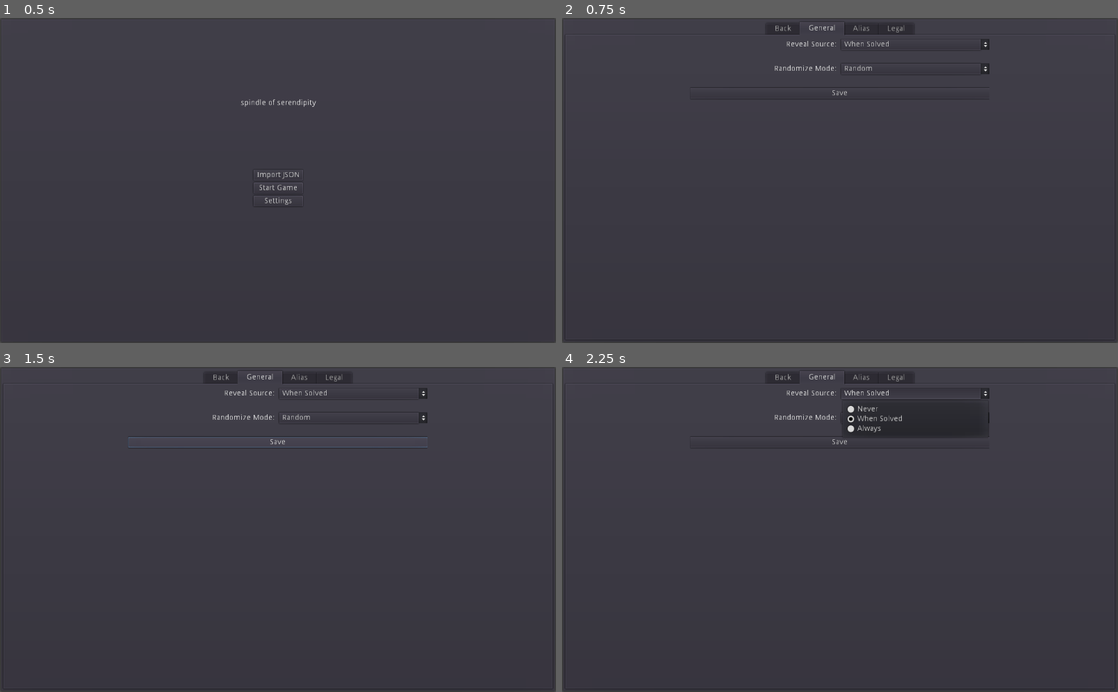
Above: before the commit, frames 1-4 (two rows, left to right).
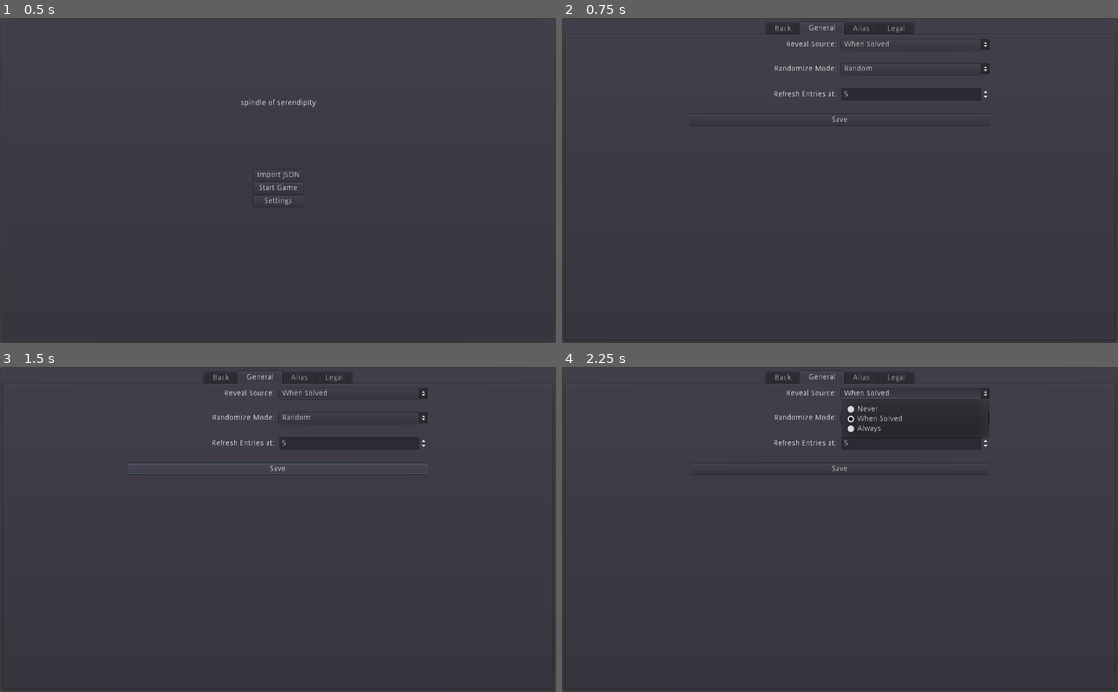
Above: after the commit, the same moments.

Repository: zacryol/spindle-of-serendipity
Game: Godot game, scene res://game/menus/MainMenu.tscn
Same seed, same stepped clock (60 frames per second), same inputs: the game is played once before the commit and once after it.
Inputs:
- Up to frame 1 (0.5 s): no input
- Up to frame 2 (0.75 s): click "Settings" at 0.5 s
- Up to frame 3 (1.5 s): click "Save" at 1.25 s
- Up to frame 4 (2.25 s): click "When Solved" at 2 s

Frame 1 is identical in both runs. In frame 2, 0.2% of the frame differs, in the area x 38-77%, y 21-33%; in frame 3, 1.3%, in the area x 23-77%, y 21-33%; in frame 4, 0.2%.

Commit message:
Added setting to refresh picked values

Diff:
--- a/game/menus/settings/General.gd
+++ b/game/menus/settings/General.gd
@@ -2,11 +2,12 @@
 
 onready var source_options := $Scroll/List/RevealSource/OptionButton
 onready var rand_options := $Scroll/List/RandMode/OptionButton
-
+onready var refr_options := $Scroll/List/Refresh/SpinBox
 
 func _ready():
 	source_options.select(GlobalVars.show_source)
 	rand_options.select(GlobalVars.rand_mode)
+	refr_options.value = GlobalVars.refresh_entries_at
 
 
 func _on_source_option_selected(id):
@@ -19,3 +20,7 @@
 
 func _on_Save_pressed():
 	GlobalVars.save_settings_to_file()
+
+
+func _on_Refresh_value_changed(value):
+	GlobalVars.refresh_entries_at = value
--- a/game/menus/settings/Settings.tscn
+++ b/game/menus/settings/Settings.tscn
@@ -27,6 +27,7 @@
 margin_bottom = 593.0
 
 [node name="Back" type="Button" parent="PanelContainer/TabContainer"]
+visible = false
 anchor_right = 1.0
 anchor_bottom = 1.0
 margin_left = 4.0
@@ -36,7 +37,6 @@
 text = "Back to Main Menu"
 
 [node name="General" type="Tabs" parent="PanelContainer/TabContainer"]
-visible = false
 anchor_right = 1.0
 anchor_bottom = 1.0
 margin_left = 4.0
@@ -56,7 +56,7 @@
 
 [node name="List" type="VBoxContainer" parent="PanelContainer/TabContainer/General/Scroll"]
 margin_right = 552.0
-margin_bottom = 110.0
+margin_bottom = 159.0
 size_flags_horizontal = 3
 custom_constants/separation = 25
 
@@ -105,10 +105,32 @@
 items = [ "Random", null, false, 0, null, "By Category", null, false, 1, null, "By Source", null, false, 2, null ]
 selected = 0
 
+[node name="Refresh" type="HBoxContainer" parent="PanelContainer/TabContainer/General/Scroll/List"]
+margin_top = 90.0
+margin_right = 552.0
+margin_bottom = 114.0
+size_flags_horizontal = 3
+
+[node name="Label" type="Label" parent="PanelContainer/TabContainer/General/Scroll/List/Refresh"]
+margin_top = 5.0
+margin_right = 274.0
+margin_bottom = 19.0
+size_flags_horizontal = 3
+text = "Refresh Entries at: "
+align = 2
+
+[node name="SpinBox" type="SpinBox" parent="PanelContainer/TabContainer/General/Scroll/List/Refresh"]
+margin_left = 278.0
+margin_right = 552.0
+margin_bottom = 24.0
+size_flags_horizontal = 3
+min_value = 5.0
+value = 5.0
+
 [node name="Save" type="Button" parent="PanelContainer/TabContainer/General/Scroll/List"]
-margin_top = 90.0
-margin_right = 552.0
-margin_bottom = 110.0
+margin_top = 139.0
+margin_right = 552.0
+margin_bottom = 159.0
 text = "Save"
 
 [node name="Alias" type="Tabs" parent="PanelContainer/TabContainer"]
@@ -254,4 +276,5 @@
 [connection signal="pressed" from="PanelContainer/TabContainer/Back" to="." method="_on_Back_pressed"]
 [connection signal="item_selected" from="PanelContainer/TabContainer/General/Scroll/List/RevealSource/OptionButton" to="PanelContainer/TabContainer/General" method="_on_source_option_selected"]
 [connection signal="item_selected" from="PanelContainer/TabContainer/General/Scroll/List/RandMode/OptionButton" to="PanelContainer/TabContainer/General" method="_on_rand_option_selected"]
+[connection signal="value_changed" from="PanelContainer/TabContainer/General/Scroll/List/Refresh/SpinBox" to="PanelContainer/TabContainer/General" method="_on_Refresh_value_changed"]
 [connection signal="pressed" from="PanelContainer/TabContainer/General/Scroll/List/Save" to="PanelContainer/TabContainer/General" method="_on_Save_pressed"]
--- a/system/singletons/GlobalVars.gd
+++ b/system/singletons/GlobalVars.gd
@@ -21,6 +21,8 @@
 	RAND_SOU
 }
 var rand_mode := RAND_NON
+
+var refresh_entries_at := 5
 # End of Settings
 
 var p1_name := "Player 1"
@@ -49,7 +51,8 @@
 		return
 	var settings_dict := {
 		"show_source" : show_source,
-		"rand_mode" : rand_mode
+		"rand_mode" : rand_mode,
+		"refresh" : refresh_entries_at,
 	}
 	f.store_string(to_json(settings_dict))
 	f.close()
@@ -70,3 +73,5 @@
 					show_source = settings_dict["show_source"]
 				if settings_dict.has("rand_mode"):
 					rand_mode = settings_dict["rand_mode"]
+				if settings_dict.has("refresh"):
+					refresh_entries_at = settings_dict["refresh"]
